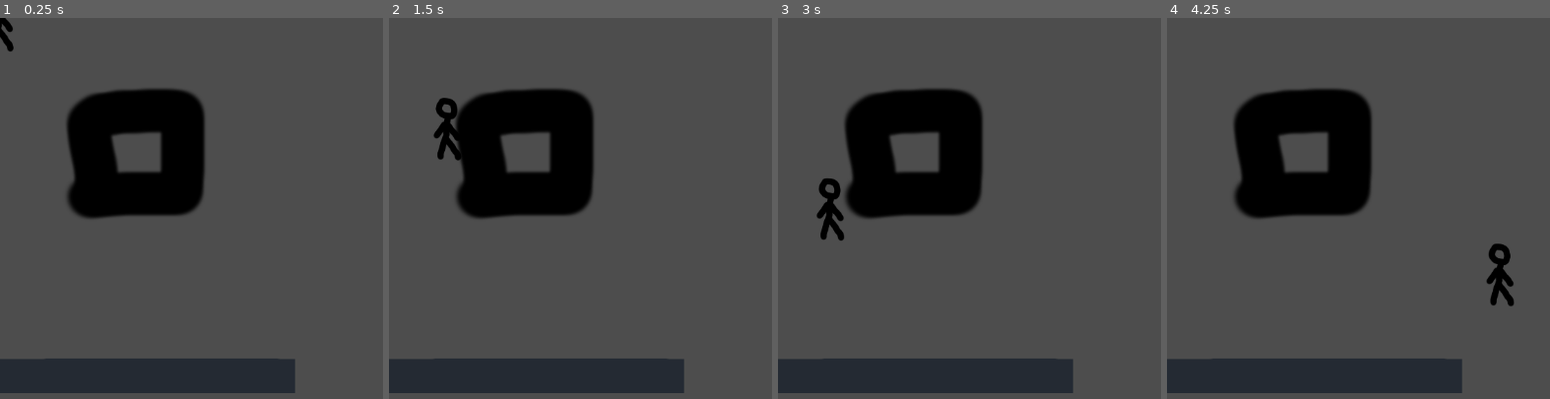
Above: before the commit, frames 1-4 (left to right).
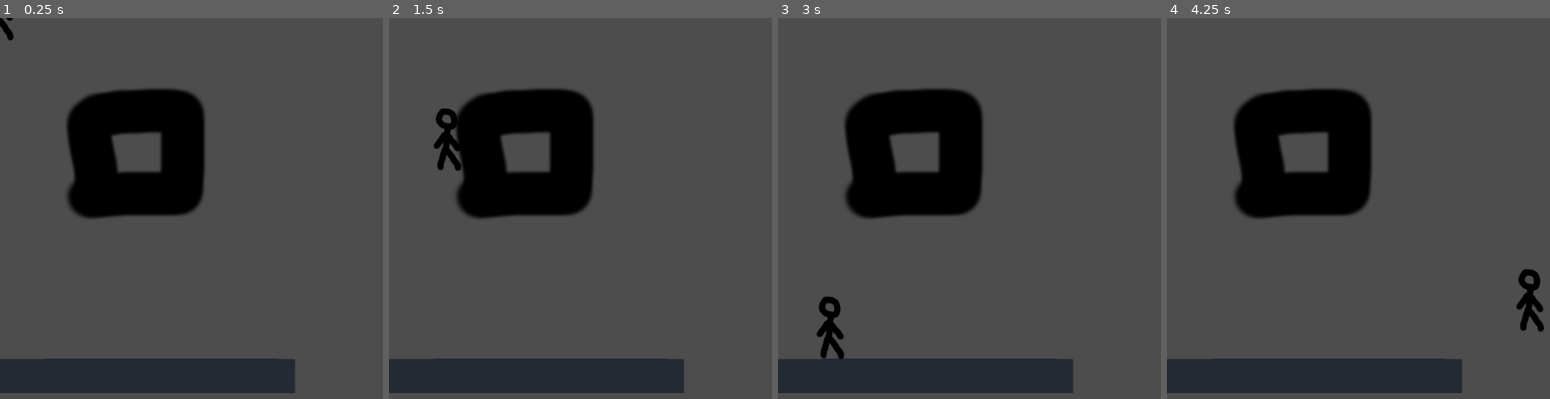
Above: after the commit, the same moments.

Repository: INeedAnOriginalNameOkay/computer_science_4_fall_individual_project
Game: Godot game, scene res://main.tscn
The game is run twice, just before and just after one commit, with the same random seed, the same clock (stepped at 60 frames per second) and the same inputs.
Inputs:
- Up to frame 1 (0.25 s): no input
- Up to frame 2 (1.5 s): hold Right (ui_right) from 0.53 s (still down); tap Space (jump) at 0.6, 0.77, 1.07 s; tap Shift (dash) at 1.35 s
- Up to frame 3 (3 s): tap Space (jump) at 1.52, 1.55, 1.82, 2.1 s; release Right (ui_right) at 2.03 s; hold Left (ui_left) 2.03-2.78 s; hold Right (ui_right) from 2.78 s (still down); tap Shift (dash) at 2.85 s
- Up to frame 4 (4.25 s): keep holding Right (ui_right); tap Space (jump) at 3.02, 3.05, 3.32, 3.6, 3.77, 4.07 s

The runs differ from the first frame. In frame 1, 0.2% of the frame differs, in the area x 0-4%, y 0-9%; in frame 2, 0.7%; in frame 3, 1.3%, in the area x 10-18%, y 42-90%; in frame 4, 1.3%.

Commit message:
Update player.gd

Diff:
--- a/player.gd
+++ b/player.gd
@@ -2,7 +2,7 @@
 
 @export var speed = 300.0
 @export var jump_speed = -600.0
-@export var weight = 1.5
+@export var weight = 1.0
 @export var grip = .05
 @export var canWallCling = true
 var isWallCling
@@ -13,6 +13,7 @@
 var netspeed = 0
 var jumpCount = 1
 var dash = 0
+var freefall = true
 func _physics_process(delta):
 
 	if dash > 0:
@@ -27,10 +28,16 @@
 		jumpCount = 1
 
 	if Input.is_action_just_pressed("jump") && jumpCount > 0:
+		freefall = false
 		if not(is_on_floor()):
 			jumpCount -= 1
-		if isWallCling == "false":
-			velocity.y = jump_speed
+		if isWallCling != "false":
+			velocity.x +=  speed * get_wall_normal().x
+		velocity.y = jump_speed
+	if Input.is_action_just_released("jump"):
+		if(!freefall) && velocity.y < 0:
+			velocity.y = 0
+			freefall = true
 
 	# Add the gravity
 	if isWallCling != "false":
